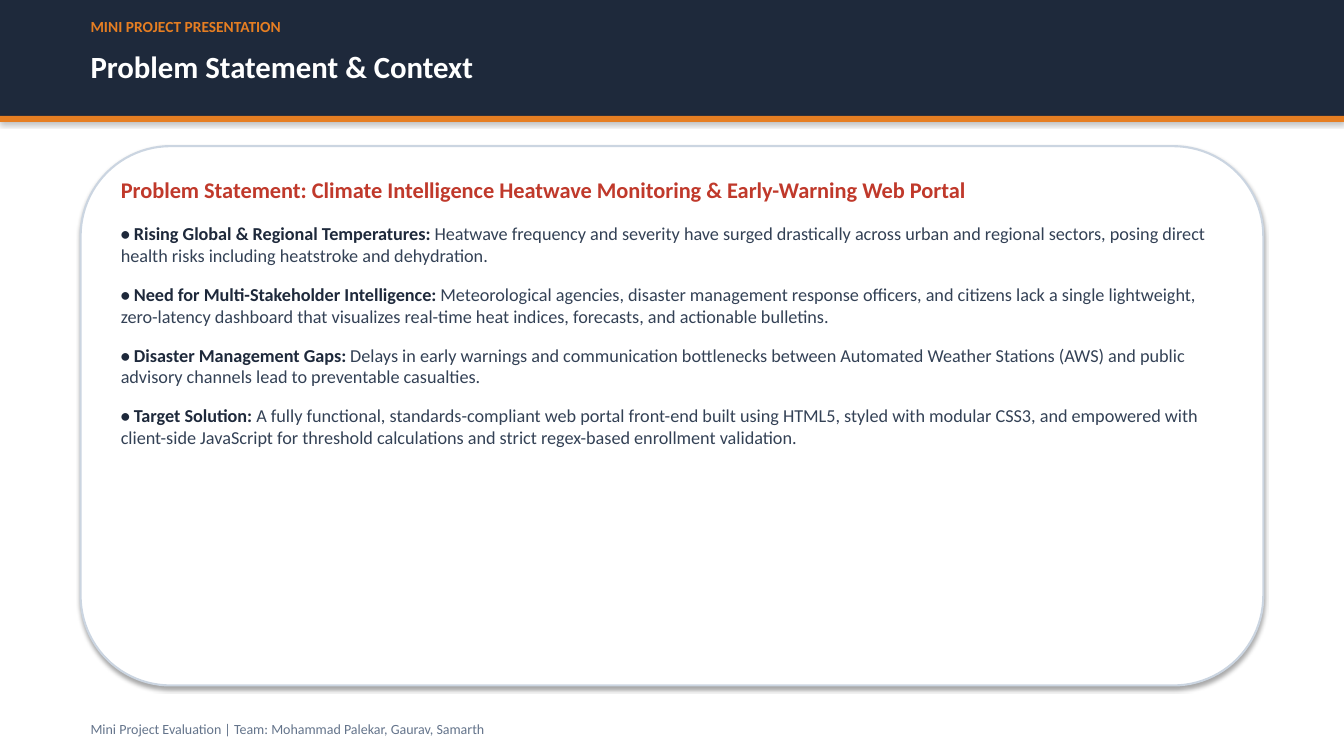
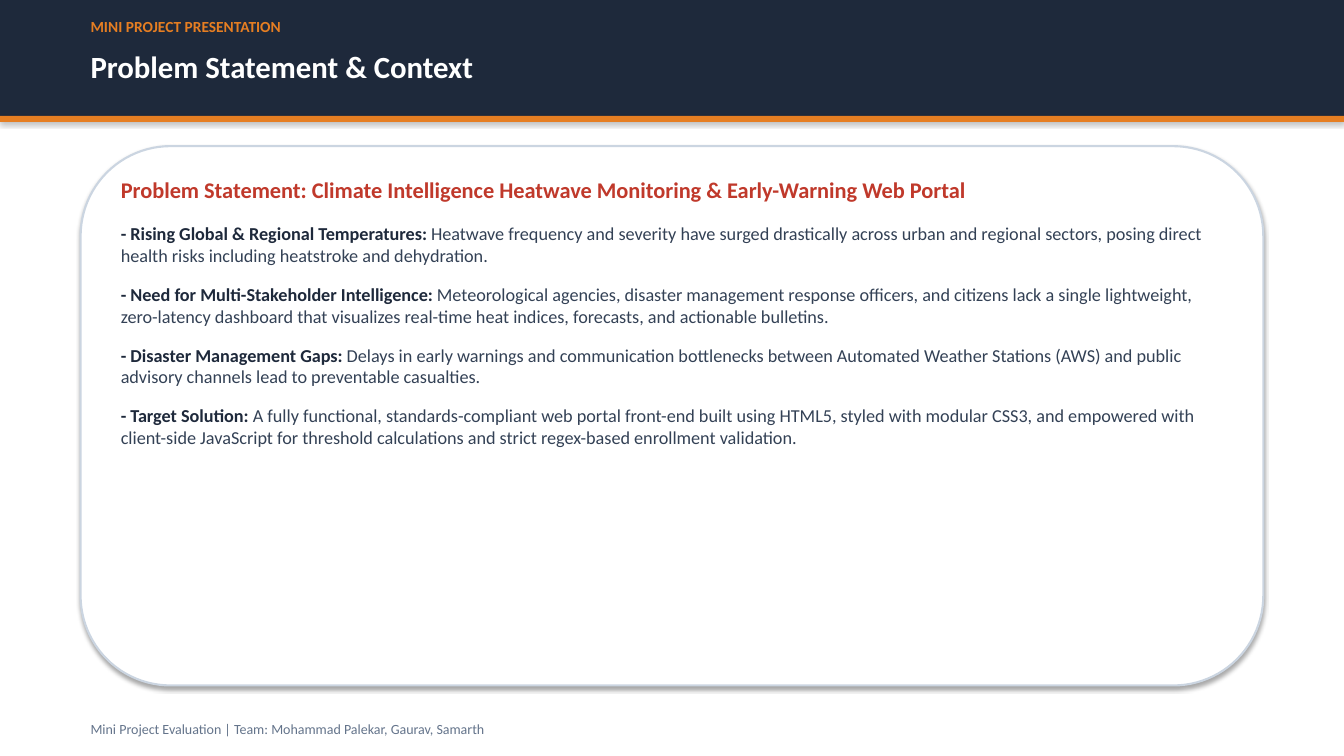
Before and after one commit to mpal3kar/heatwave-intelligence-C1, a slide deck: slide 3 of Heatwave_MiniProject_Presentation.pptx. Drawn at 1344x756 pixels with LibreOffice and Linux fonts; fonts in the diff are those of the drawing. Boxes give left, top, right and bottom in pixels: in the first picture for what was removed or moved away, otherwise in the second. Text is boxed around its words. In the diff, an @@ line names an element or a change of style, - is before the commit and + after.

```diff
--- a/Heatwave_MiniProject_Presentation.pptx
+++ b/Heatwave_MiniProject_Presentation.pptx
@@ text at (121,227,1202,447): text changed @@
-• Rising Global & Regional Temperatures: Heatwave frequency and severity have surged drastically across urban and regional sectors, posing direct health risks including heatstroke and dehydration.
-• Need for Multi-Stakeholder Intelligence: Meteorological agencies, disaster management response officers, and citizens lack a single lightweight, zero-latency dashboard that visualizes real-time heat indices, forecasts, and actionable bulletins.
-• Disaster Management Gaps: Delays in early warnings and communication bottlenecks between Automated Weather Stations (AWS) and public advisory channels lead to preventable casualties.
-• Target Solution: A fully functional, standards-compliant web portal front-end built using HTML5, styled with modular CSS3, and empowered with client-side JavaScript for threshold calculations and strict regex-based enrollment validation.
+- Rising Global & Regional Temperatures: Heatwave frequency and severity have surged drastically across urban and regional sectors, posing direct health risks including heatstroke and dehydration.
+- Need for Multi-Stakeholder Intelligence: Meteorological agencies, disaster management response officers, and citizens lack a single lightweight, zero-latency dashboard that visualizes real-time heat indices, forecasts, and actionable bulletins.
+- Disaster Management Gaps: Delays in early warnings and communication bottlenecks between Automated Weather Stations (AWS) and public advisory channels lead to preventable casualties.
+- Target Solution: A fully functional, standards-compliant web portal front-end built using HTML5, styled with modular CSS3, and empowered with client-side JavaScript for threshold calculations and strict regex-based enrollment validation.
```
Also in this commit, not shown: 7 other slides changed, 20 other files.
